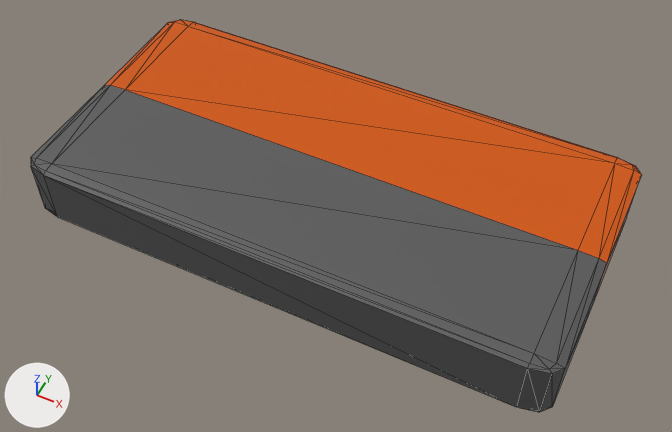
One commit to the glTF model assets/ship3_003.glb: the scene before it, then after it.
One viewpoint serves both versions: a 50 mm lens placed at (8.0, -15.83, 18.66), pointed at (0.33, -0.49, -0.52). The axes (+X, +Y, +Z) are drawn at lower left. The lights are the same throughout. Mesh edges are drawn as thin lines. Where no turn or scale is listed for an object, it has been applied to the vertices. Vertices at the same position are counted once.

Objects in the first picture: 'SimpleBlock'.
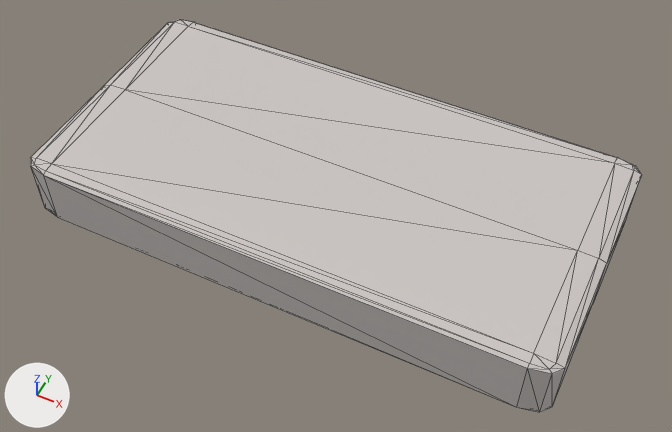
Commit message: First crack at having cracks in a block

Boxes [x1, y1, x2, y2] around the edits, measured in the pictures (672 x 432 px):
'SimpleBlock', recoloured, surface changed: [31, 20, 641, 412] in both
part 1 of me_simpleblock, recoloured (orange to grey): [105, 20, 641, 297] in both

What the commit changed:
Material 'Block_Gray' (mat_block_gray) changes colour from dark grey #585858 to light grey #cec8c5; in linear values from (0.0985, 0.0985, 0.0985) to (0.616, 0.576, 0.559).
me_simpleblock has 68 vertices, 132 faces and spans x -7.5..7.5, y -3.75..3.75, z -0.94..0.94.
me_simpleblock is used by ob_simpleblock; location (0.0, 0.0, 0.0).
me_simpleblock part 1: 66 faces spanning x -7.5..7.5, y 0.0..3.75, z -0.94..0.94 switch from mat_block_orange_red (orange #e7640c) to mat_block_gray (light grey #cec8c5).
